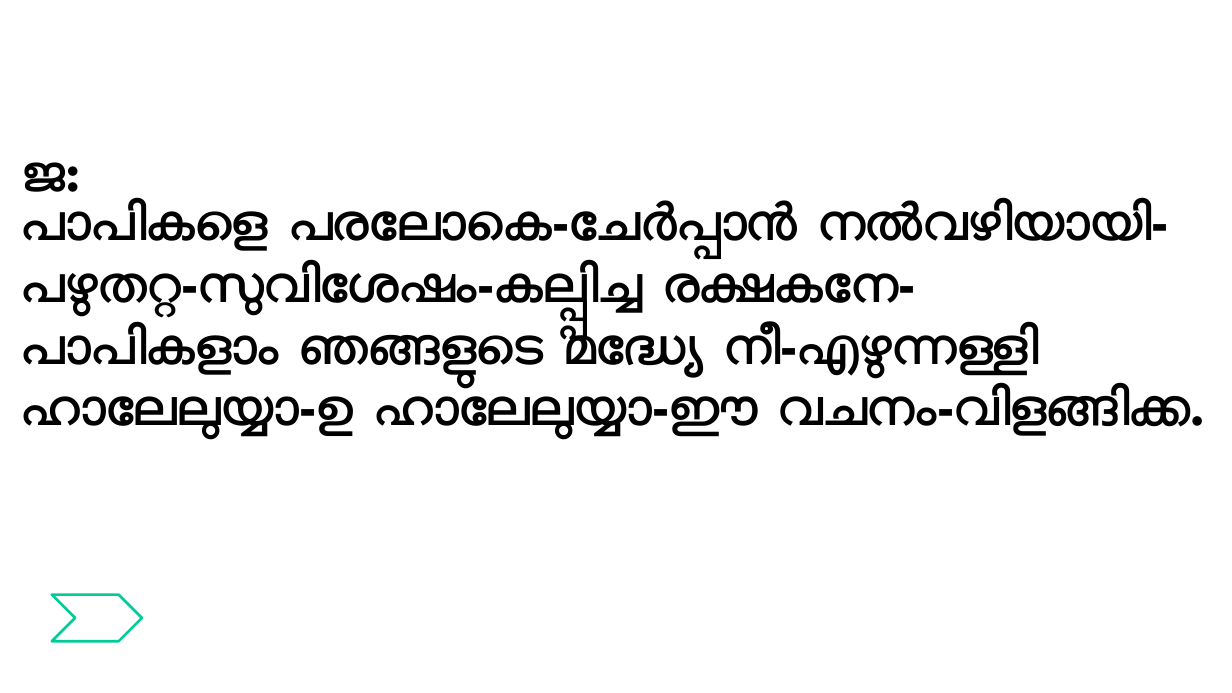
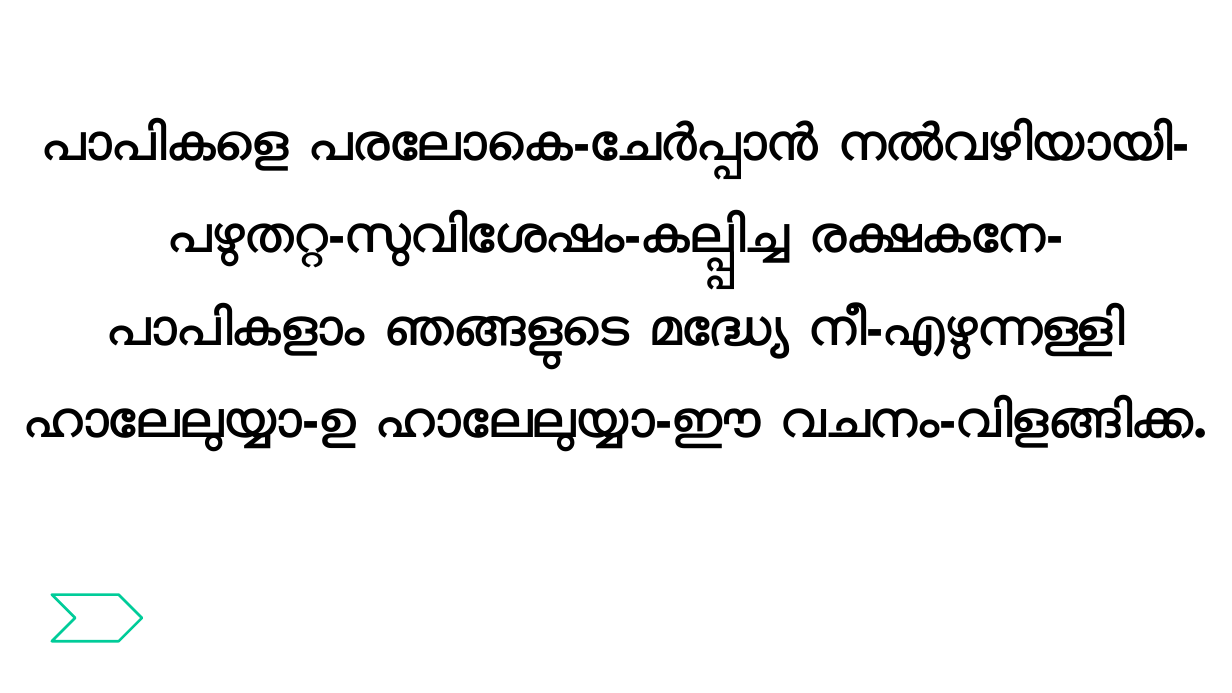
Before and after one commit to gijocode/Church_PPT_Utility, a slide deck: slide 36 of templates/malayalam_service_template.pptx. Drawn at 1232x693 pixels with LibreOffice and Linux fonts; fonts in the diff are those of the drawing. Boxes give left, top, right and bottom in pixels: in the first picture for what was removed or moved away, otherwise in the second. Text is boxed around its words. In the diff, an @@ line names an element or a change of style, - is before the commit and + after.

```diff
--- a/templates/malayalam_service_template.pptx
+++ b/templates/malayalam_service_template.pptx
@@ text "പാപികളെ പരലോകെ-ചേര്‍പ്പാന്‍ നല്‍വഴിയായി-": place and size @@
-text "പാപികളെ പരലോകെ-ചേര്‍പ്പാന്‍ നല്‍വഴിയായി-" at (22, 201, 1206, 440)
+text "പാപികളെ പരലോകെ-ചേര്‍പ്പാന്‍ നല്‍വഴിയായി-" at (24, 120, 1208, 452)
@@ text "പാപികളെ പരലോകെ-ചേര്‍പ്പാന്‍ നല്‍വഴിയായി-" at (24, 120, 1208, 452): alignment left to centre; line spacing 1 to 1.5 @@
@@ text removed at (22, 162, 79, 192) @@
-ജ:
```
Also in this commit, not shown: 17 other slides changed, 1 slide added, 1 slide removed, 1 other file.
